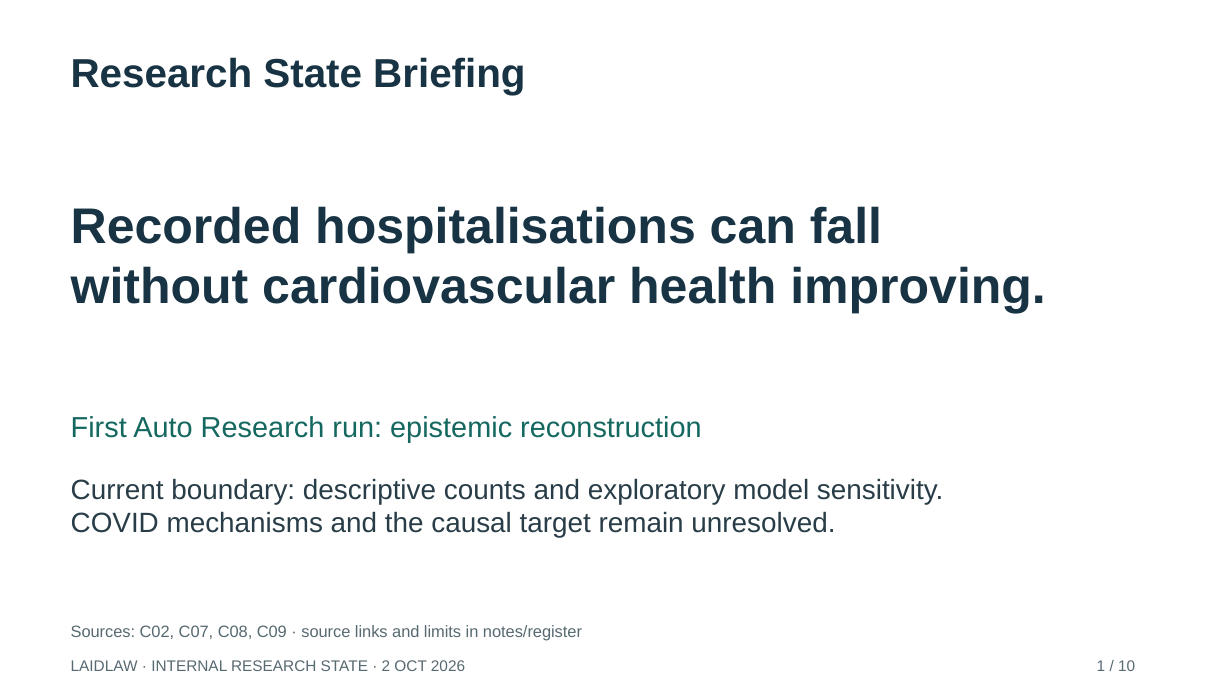
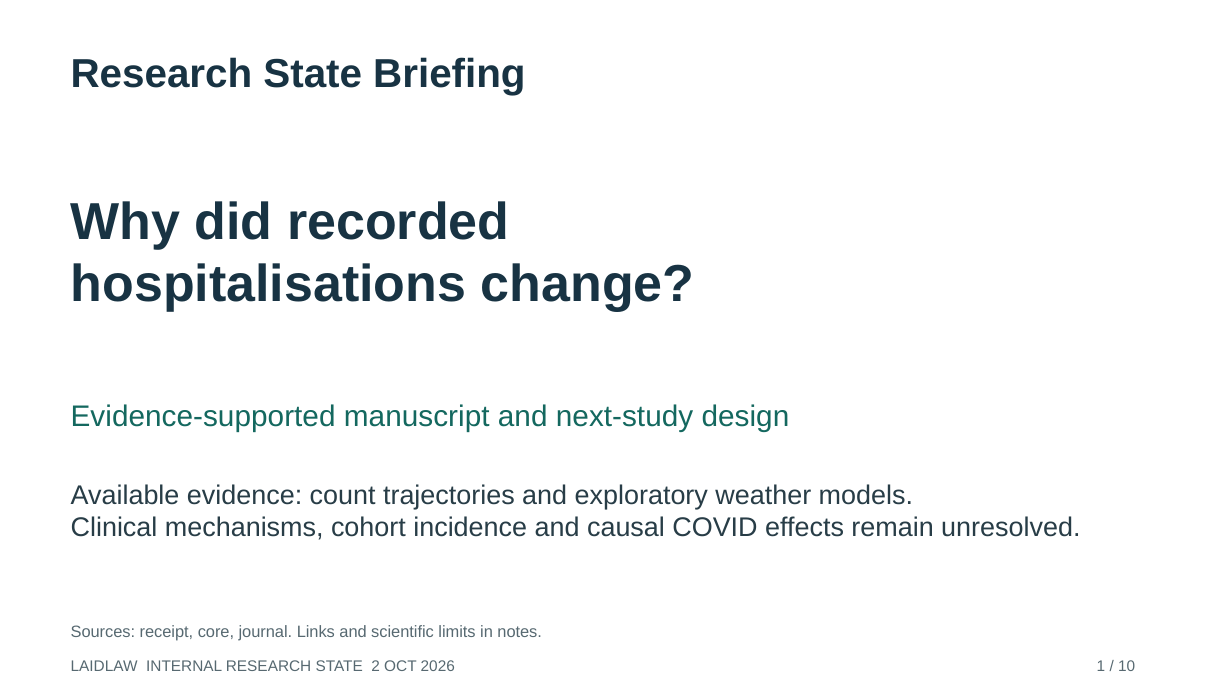
Before and after one commit to bobshenruililin/Laidlaw-Heat-Project, a slide deck: slide 1 of reports/auto_research/2026-10-02/Research_State_Briefing.pptx. Drawn at 1232x693 pixels with LibreOffice and Linux fonts; fonts in the diff are those of the drawing. Boxes give left, top, right and bottom in pixels: in the first picture for what was removed or moved away, otherwise in the second. Text is boxed around its words. In the diff, an @@ line names an element or a change of style, - is before the commit and + after.

Commit message:
Build evidence-led novelty, feasibility and manuscript packet

```diff
--- a/reports/auto_research/2026-10-02/Research_State_Briefing.pptx
+++ b/reports/auto_research/2026-10-02/Research_State_Briefing.pptx
@@ text at (71,201,695,312): text changed; size 39 to 40.5 pt @@
-Recorded hospitalisations can fall
-without cardiovascular health improving.
+Why did recorded
+hospitalisations change?
@@ text at (71,404,790,431): text changed; size 22.5 to 23.2 pt @@
-First Auto Research run: epistemic reconstruction
+Evidence-supported manuscript and next-study design
@@ text at (71,484,1080,540): text changed; size 21.8 to 21 pt @@
-Current boundary: descriptive counts and exploratory model sensitivity.
-COVID mechanisms and the causal target remain unresolved.
+Available evidence: count trajectories and exploratory weather models.
+Clinical mechanisms, cohort incidence and causal COVID effects remain unresolved.
@@ text at (71,625,542,641): text changed @@
-Sources: C02, C07, C08, C09 · source links and limits in notes/register
+Sources: receipt, core, journal. Links and scientific limits in notes.
@@ text at (71,660,455,671): text changed @@
-LAIDLAW · INTERNAL RESEARCH STATE · 2 OCT 2026
+LAIDLAW INTERNAL RESEARCH STATE 2 OCT 2026
```
Also in this commit, not shown: 3 other slides changed, 6 slides added, 6 slides removed, 49 other files.
